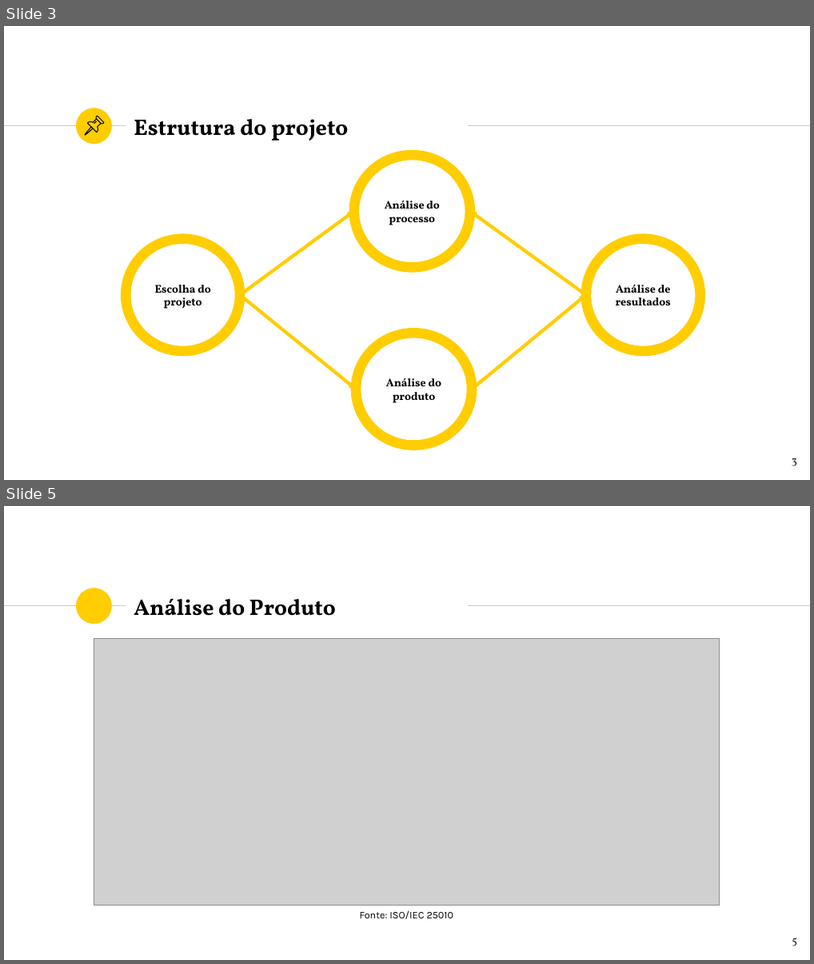
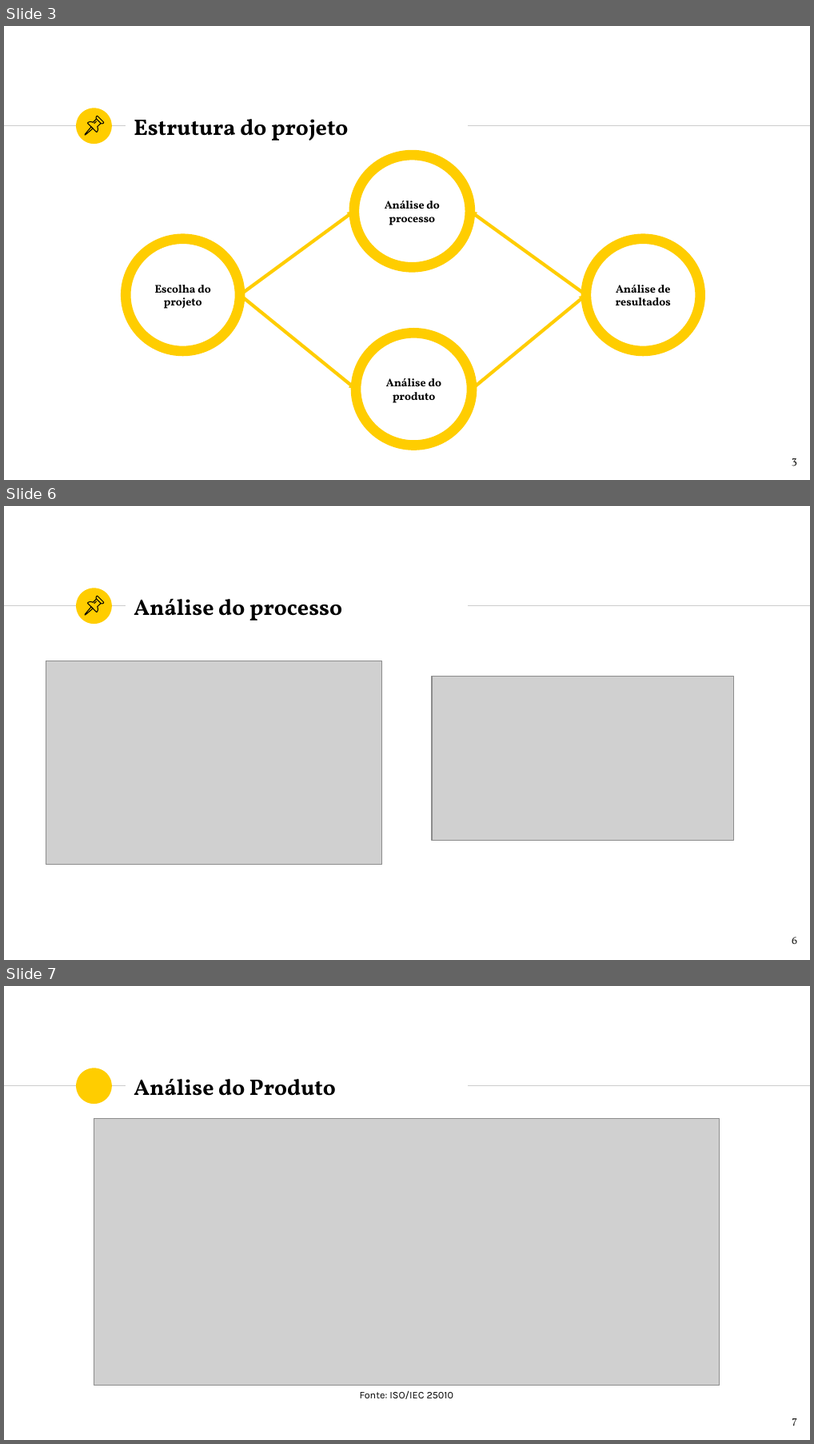
Before and after one commit to k4rd050/qesoft_g12, a slide deck: QESOFT-TP2-Grupo12-Apresentacao.pptx. Shown one above the other, each under a label of ours: slides 3 and 5 before the commit, slides 3, 6 and 7 after it; the slides between them are not shown. The pictures are 814x964 and 814x1444 pixels, drawn with LibreOffice and Linux fonts; fonts in the diff are those of the drawing; grey boxes stand for pictures. Boxes give left, top, right and bottom in pixels: in the first picture for what was removed or moved away, otherwise in the second. Text is boxed around its words. In the diff, an @@ line names an element or a change of style, - is before the commit and + after.

Commit message:
Add project choice and process results to PowerPoint presentation

```diff
--- a/QESOFT-TP2-Grupo12-Apresentacao.pptx
+++ b/QESOFT-TP2-Grupo12-Apresentacao.pptx
@@ slide 6 added at [4,506,810,960], background #FFFFFF; not listed: 3 template elements that a slide beside it also shows @@
@@ group added at [85,596,103,615]: 4 freeform shapes @@
@@ title added at [134,599,342,620], 20 pt, text #000000, bold @@
+Análise do processo
@@ picture added at [46,661,382,864] @@
@@ picture added at [432,676,734,840] @@
@@ page number added at [792,936,798,944], 10 pt, text #1D1D1B @@
+6
@@ what was slide 5 is now slide 7 @@
@@ page number at [792,1418,798,1426]: text changed @@
-5
+7
```
Also in this commit, not shown: 2 slides changed, 2 other slides added, 2 slides removed.
